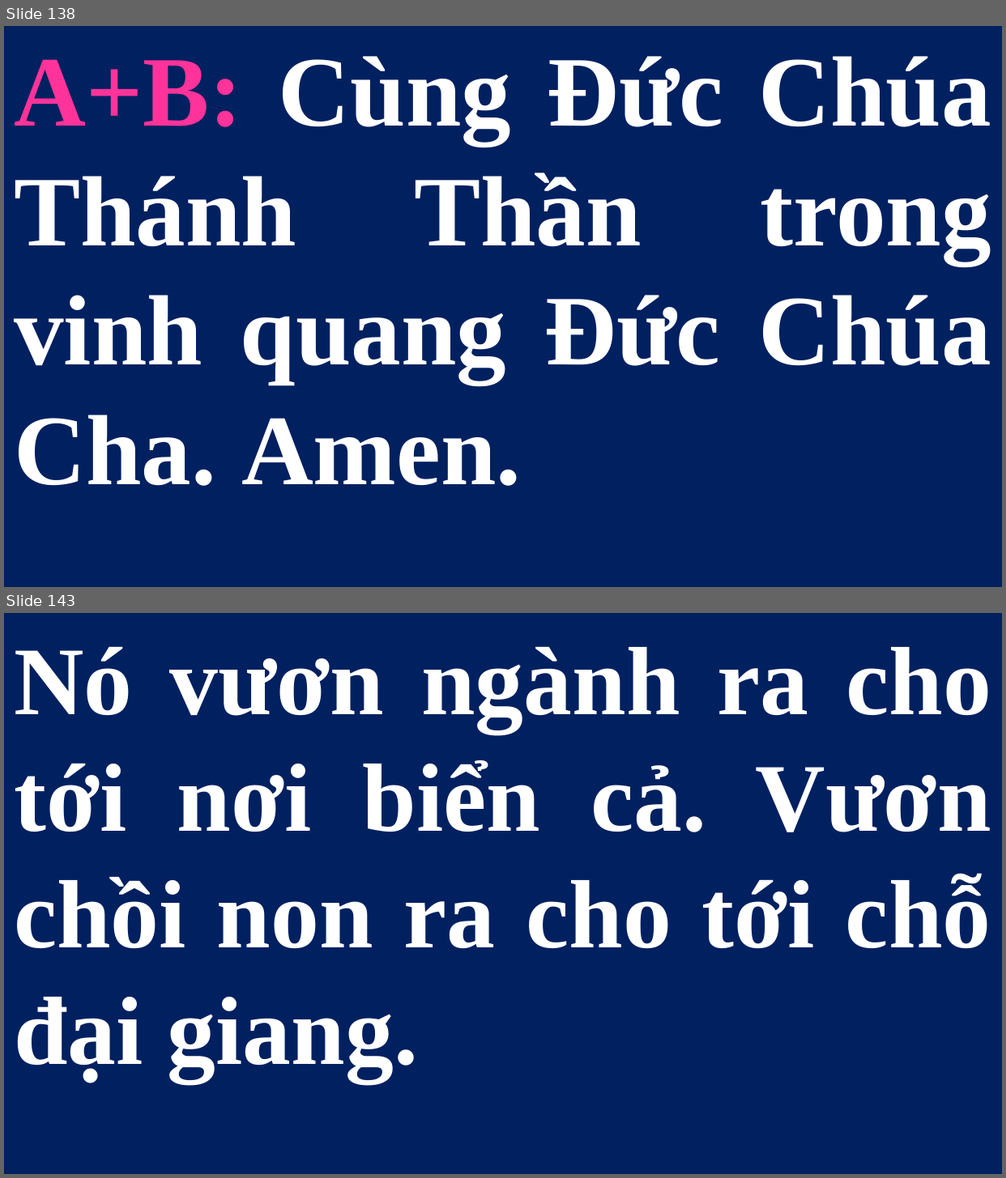
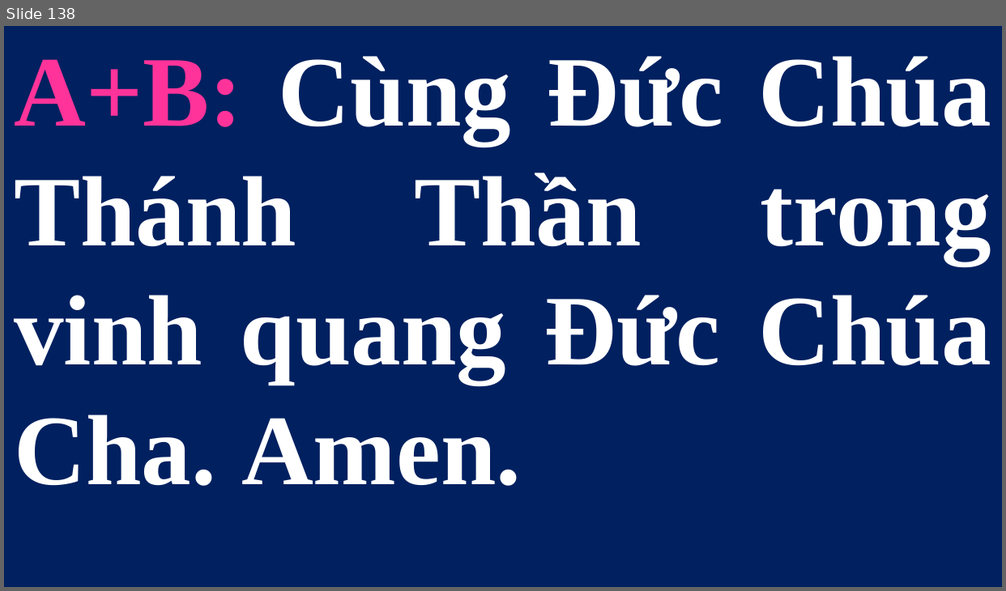
Before and after one commit to lythanhngodev64/SlideLe, a slide deck: Slide/CN-27-TN 2026.pptx. Shown one above the other, each under a label of ours: slides 138 and 143 before the commit, slide 138 after it; the slides between them are not shown. The pictures are 1006x1178 and 1006x591 pixels, drawn with LibreOffice and Linux fonts; fonts in the diff are those of the drawing. Boxes give left, top, right and bottom in pixels: in the first picture for what was removed or moved away, otherwise in the second. Text is boxed around its words. In the diff, an @@ line names an element or a change of style, - is before the commit and + after.

```diff
--- a/Slide/CN-27-TN 2026.pptx
+++ b/Slide/CN-27-TN 2026.pptx
@@ slide 143 removed at [4,613,1002,1174], background #FFFFFF @@
@@ subtitle removed at [4,613,1002,1174] @@
-Nó vươn ngành ra cho tới nơi biển cả. Vươn chồi non ra cho tới chỗ đại giang.
```
Also in this commit, not shown: 2 slides changed, 10 slides added, 12 other slides removed, 1 other file.
